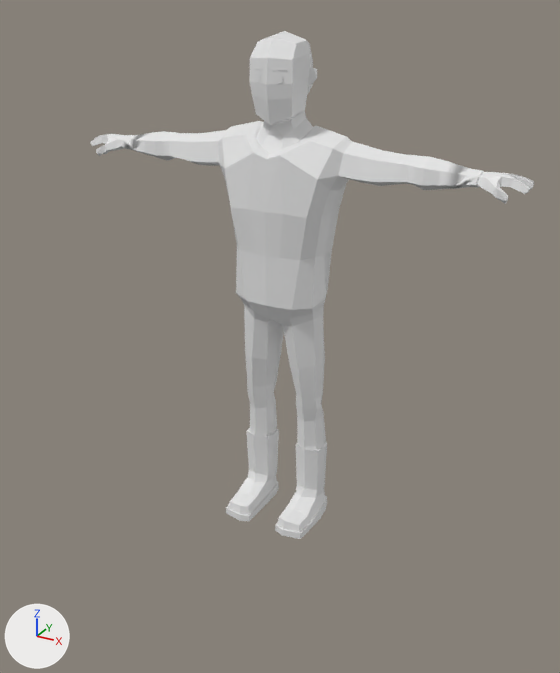
The glTF model public/assets/Male_Keys_Playing.glb as it was, and as the next commit left it.
Camera for both pictures: a camera (50 mm lens) standing at (1.33, -2.4, 2.0) and looking at (0.11, -0.18, 0.89). Every picture has the same lights, and +X, +Y and +Z are marked at lower left. The older version comes first. Materials are left out; every surface is plain grey. Where no turn or scale is listed for an object, it has been applied to the vertices.

The scene before the commit, as lines of its bpy script (objects in view):
```python
me_male_metalyst = bpy.data.meshes.new('Male Metalyst')
me_male_metalyst.from_pydata(...)  # 838 vertices, 1644 faces; spans x -0.87..0.87, y -0.14..0.2, z -0.01..1.89
me_male_metalyst.materials.append(mat_mainmat)
ob_male_metalyst = bpy.data.objects.new('Male Metalyst', me_male_metalyst)
ob_male_metalyst.location = (0.0, 0.0, 0.0)
```
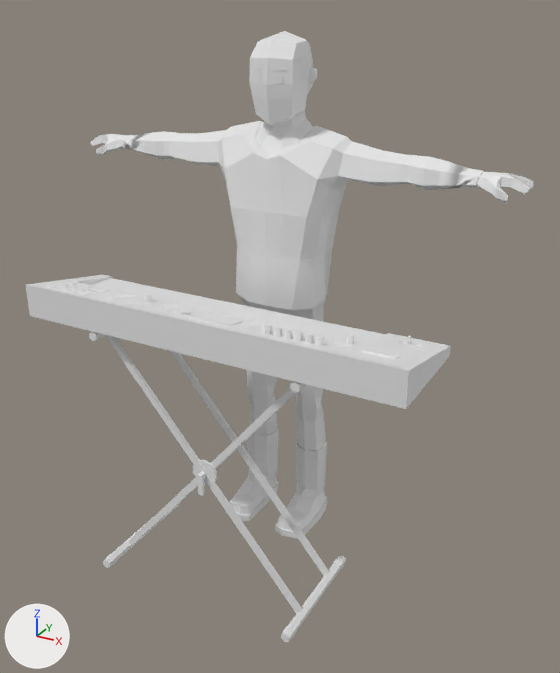
What changed in the scene script:
```text
Add me_stand__1:
    me_stand__1.from_pydata(...)  # 344 vertices, 628 faces; spans x -0.404..0.404, y -0.224..0.237, z -0.005..0.958
Add me_synth_key:
    me_synth_key.from_pydata(...)  # 14 vertices, 16 faces; spans x -0.549..0.596, y 0.016..0.213, z 0.009..0.056
Add me_synth:
    me_synth.from_pydata(...)  # 800 vertices, 1026 faces; spans x -0.602..0.802, y -0.168..0.222, z 0.003..0.134
Add ob_stand__1:
    ob_stand__1 = bpy.data.objects.new('Stand (1)', me_stand__1)
    ob_stand__1.location = (0.001, -0.421, 0.005)
Add ob_synth_key:
    ob_synth_key = bpy.data.objects.new('Synth Key', me_synth_key)
    ob_synth_key.location = (-0.069, -0.423, 0.961)
Add ob_synth_001:
    ob_synth_001 = bpy.data.objects.new('Synth.001', me_synth)
    ob_synth_001.location = (-0.069, -0.423, 0.961)
```

Pixel boxes [x1, y1, x2, y2] of what changed, in the pictures (560 x 673 px):
'Synth.001', added
    after: [26, 275, 451, 409]
'Stand (1)', added
    after: [89, 332, 346, 642]
'Synth Key', added
    after: [89, 278, 386, 344]
